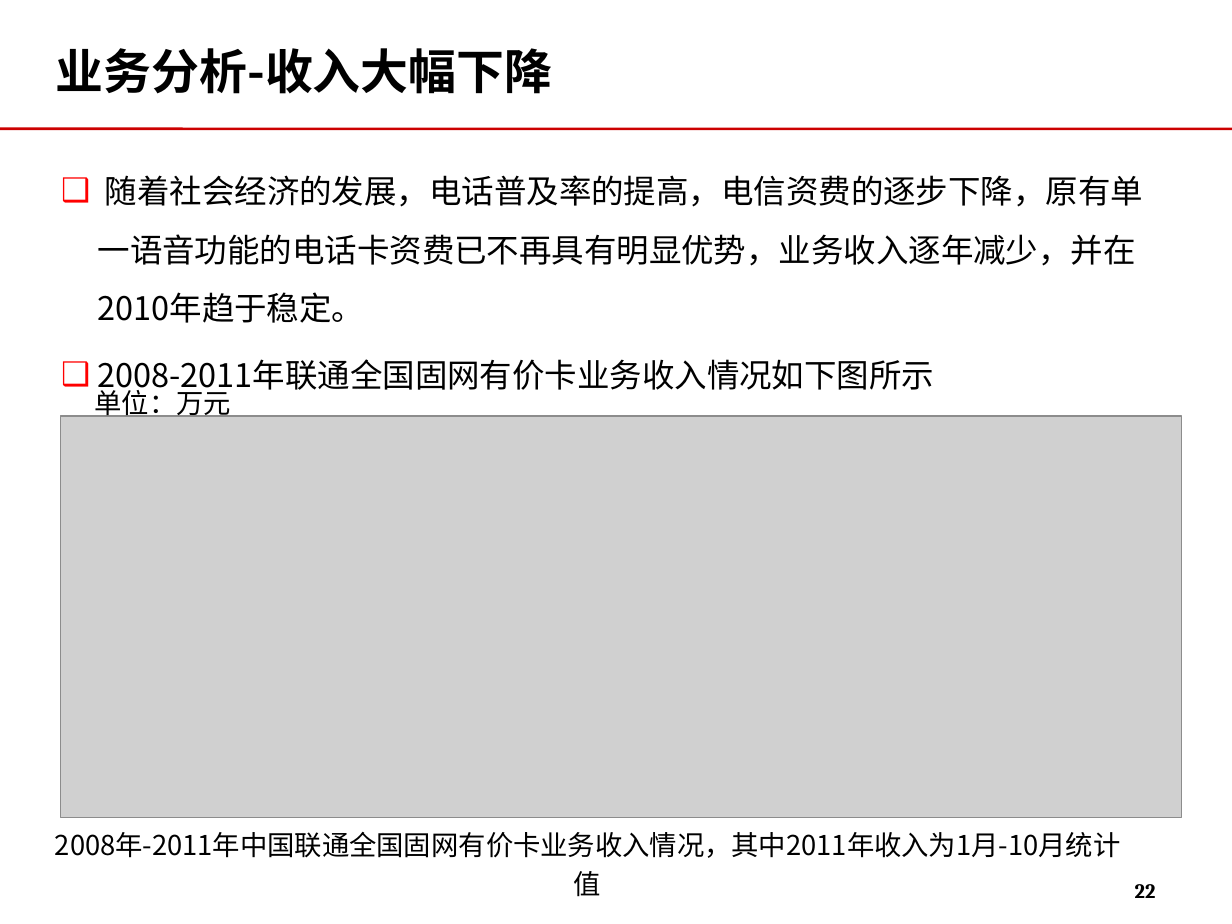
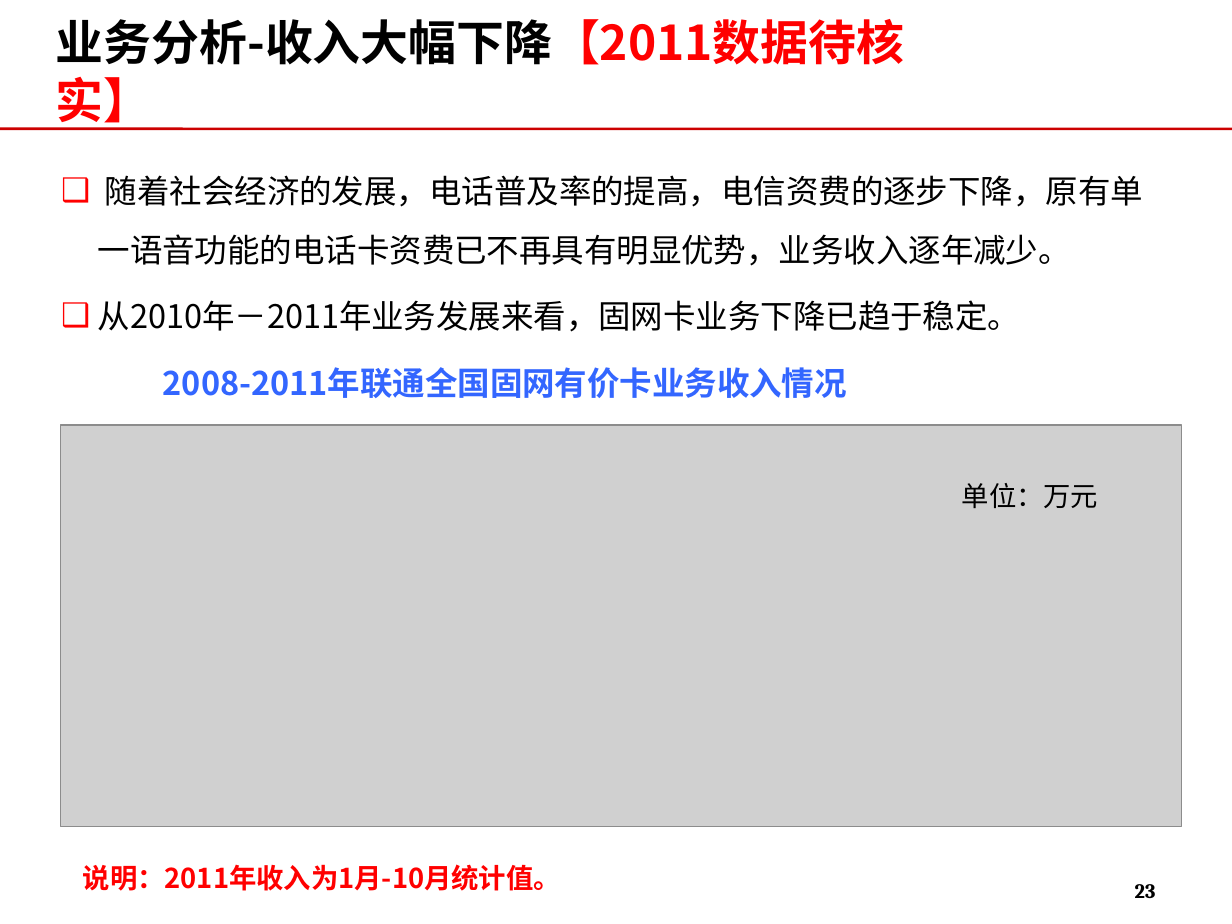
Before and after one commit to momo1101/unicardsrch, a slide deck: slide 23 of 软课题文本/软课题-中国联通电信卡业务及策略研究.ppt (slide 22 before the commit). Drawn at 1232x924 pixels with LibreOffice and Linux fonts; fonts in the diff are those of the drawing; grey boxes stand for pictures; background and template pictures are left out. Boxes give left, top, right and bottom in pixels: in the first picture for what was removed or moved away, otherwise in the second. Text is boxed around its words. In the diff, an @@ line names an element or a change of style, - is before the commit and + after.

```diff
--- a/软课题文本/软课题-中国联通电信卡业务及策略研究.ppt
+++ b/软课题文本/软课题-中国联通电信卡业务及策略研究.ppt
@@ title at [56, 19, 904, 130]: text changed @@
-业务分析-收入大幅下降
+业务分析-收入大幅下降【2011数据待核实】
@@ text at [98, 175, 1143, 398]: text changed @@
-❑ 随着社会经济的发展，电话普及率的提高，电信资费的逐步下降，原有单一语音功能的电话卡资费已不再具有明显优势，业务收入逐年减少，并在2010年趋于稳定。
-❑ 2008-2011年联通全国固网有价卡业务收入情况如下图所示
+❑ 随着社会经济的发展，电话普及率的提高，电信资费的逐步下降，原有单一语音功能的电话卡资费已不再具有明显优势，业务收入逐年减少。
+❑ 从2010年－2011年业务发展来看，固网卡业务下降已趋于稳定。
+2008-2011年联通全国固网有价卡业务收入情况
@@ picture: place and size @@
-picture at [60, 416, 1181, 818]
+picture at [60, 425, 1181, 827]
@@ text "单位：万元" rewrapped from [95, 386, 232, 421] to [962, 483, 1099, 508] @@
@@ text at [83, 864, 561, 891]: text changed; text colour #000000 to #FF0000; bold on @@
-2008年-2011年中国联通全国固网有价卡业务收入情况，其中2011年收入为1月-10月统计值
+说明：2011年收入为1月-10月统计值。
@@ page number at [1135, 884, 1156, 898]: text changed @@
-22
+23
```
Also in this commit, not shown: 12 other slides changed, 2 slides added.
